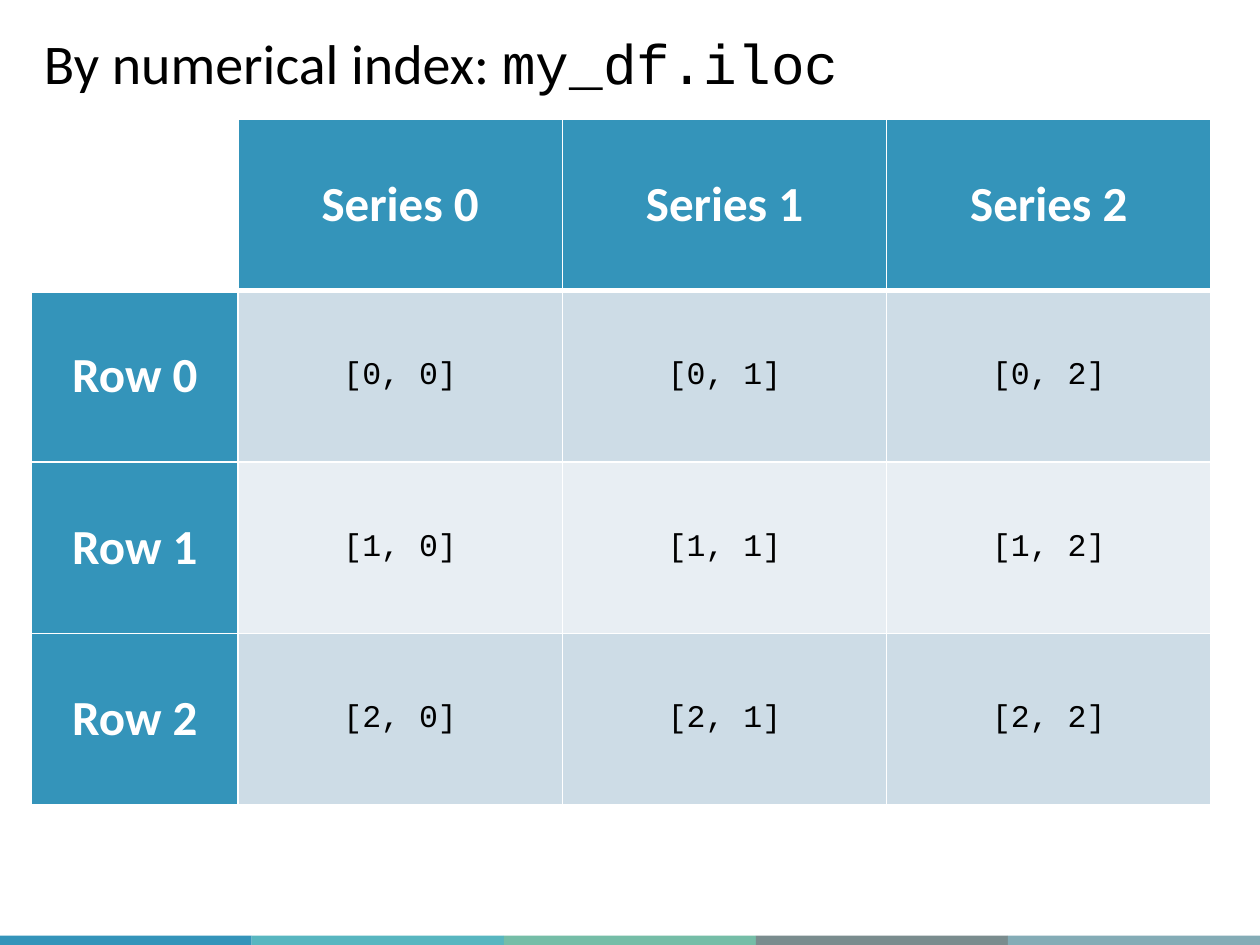
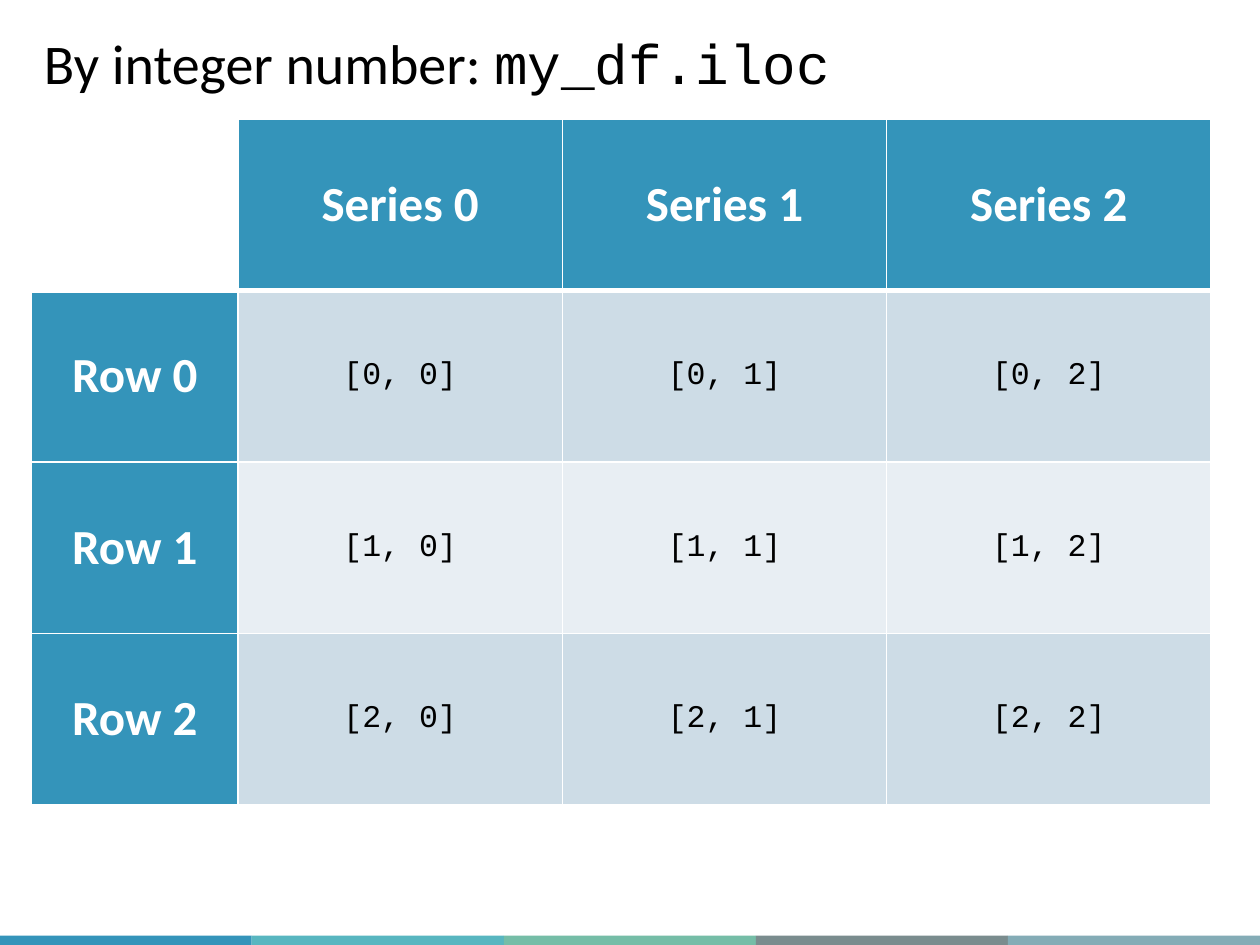
Before and after one commit to QLS-MiCM/DataProcessingInPython, a slide deck: slide 20 of Slides/QLS-MiCM Data Processing in Python (Part 2) Workshop PPT.pptx. Drawn at 1260x945 pixels with LibreOffice and Linux fonts; fonts in the diff are those of the drawing; background and template pictures are left out. Boxes give left, top, right and bottom in pixels: in the first picture for what was removed or moved away, otherwise in the second. Text is boxed around its words. In the diff, an @@ line names an element or a change of style, - is before the commit and + after.

Commit message:
Terminology correction in slides.

```diff
--- a/Slides/QLS-MiCM Data Processing in Python (Part 2) Workshop PPT.pptx
+++ b/Slides/QLS-MiCM Data Processing in Python (Part 2) Workshop PPT.pptx
@@ text at (44, 44, 830, 96): text changed @@
-By numerical index: my_df.iloc
+By integer number: my_df.iloc
```
Also in this commit, not shown: 1 other file.
